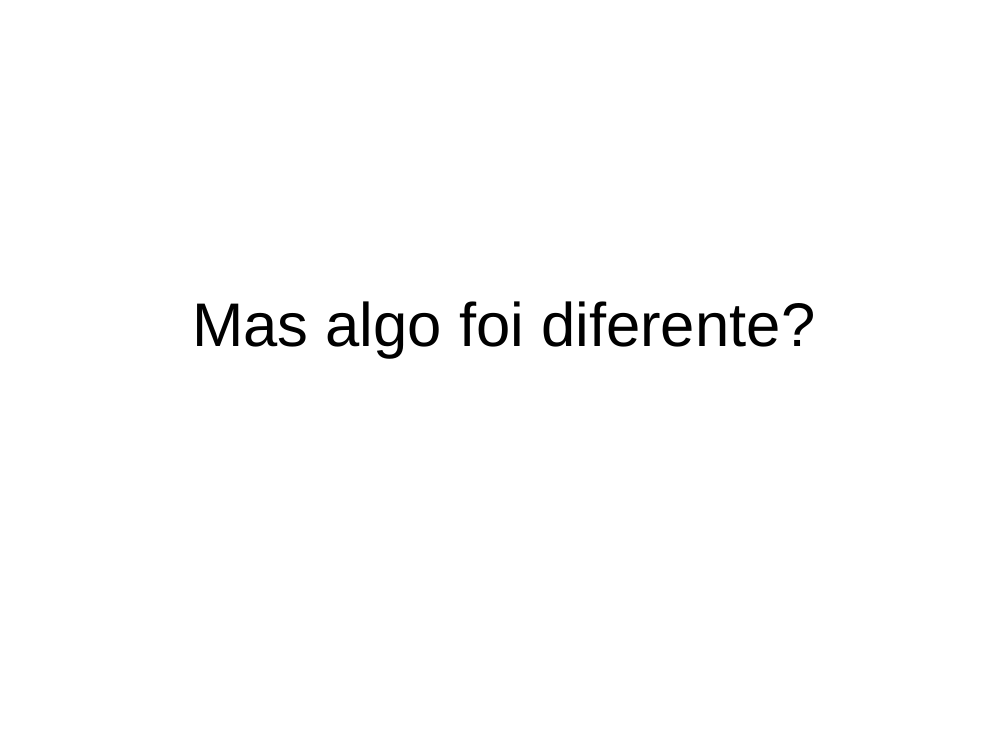
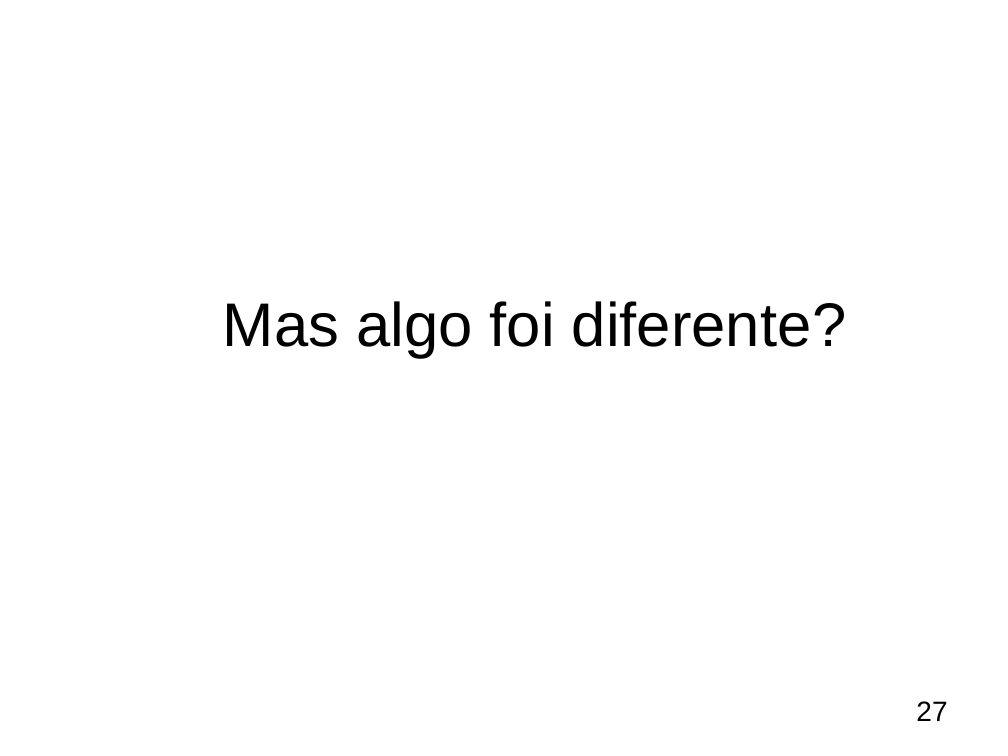
Before and after one commit to pcolenbr/TCC, a slide deck: slide 27 of Apresentação - TCC.ppt. Drawn at 1008x756 pixels with LibreOffice and Linux fonts; fonts in the diff are those of the drawing; background and template pictures are left out. Boxes give left, top, right and bottom in pixels: in the first picture for what was removed or moved away, otherwise in the second. Text is boxed around its words. In the diff, an @@ line names an element or a change of style, - is before the commit and + after.

```diff
--- a/Apresentação - TCC.ppt
+++ b/Apresentação - TCC.ppt
@@ title "Mas algo foi diferente?": place and size @@
-title "Mas algo foi diferente?" at (192,301,816,358)
+title "Mas algo foi diferente?" at (223,301,847,358)
@@ page number added at (916,701,947,721), 20 pt, text #000000 @@
+27
```
Also in this commit, not shown: 32 other slides changed.
